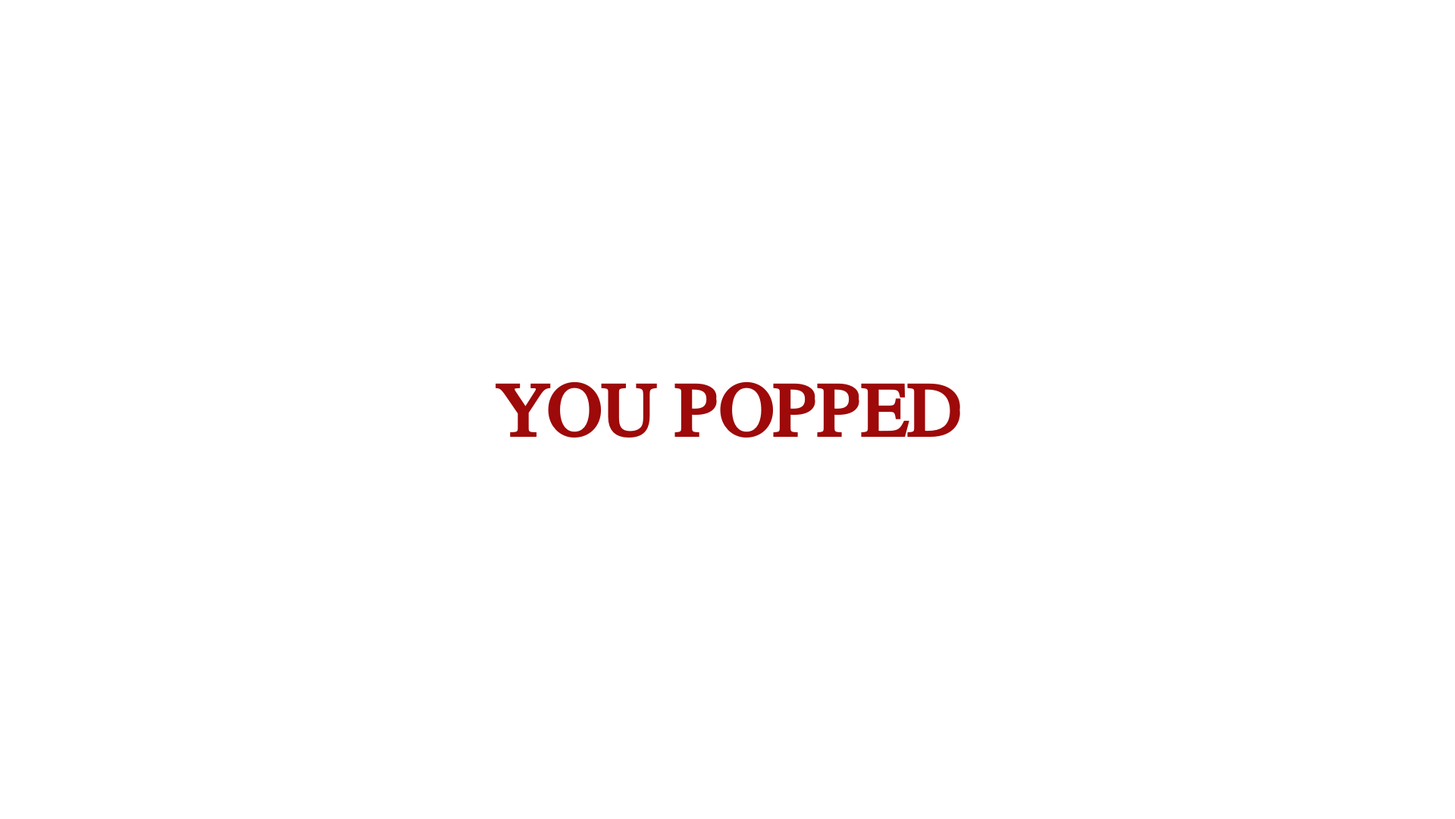
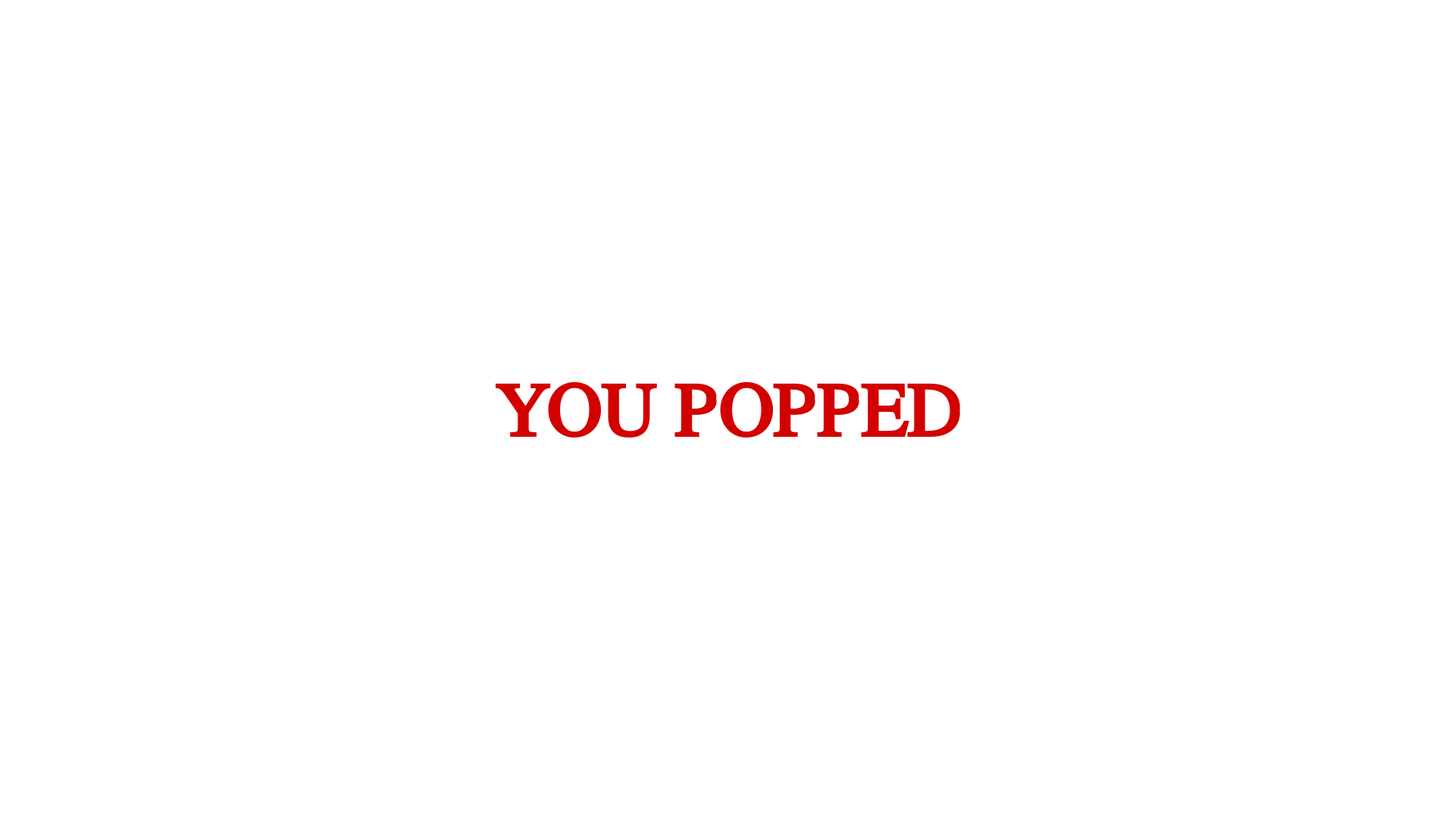
Comparing the layer stacks of the two 1455×819 images. Changes:
painted on "YOU POPPED" over [495, 381, 961, 438]
